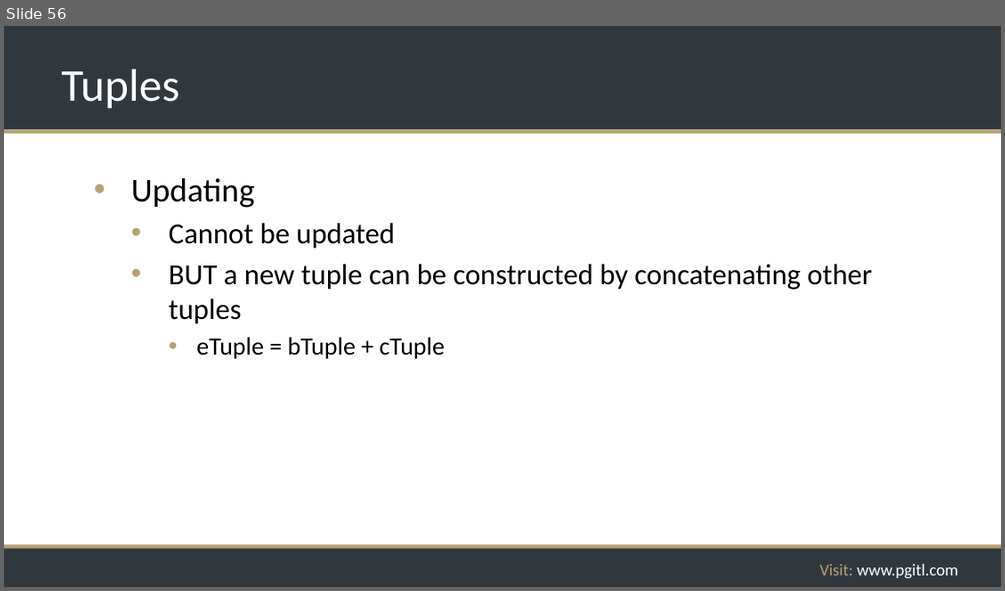
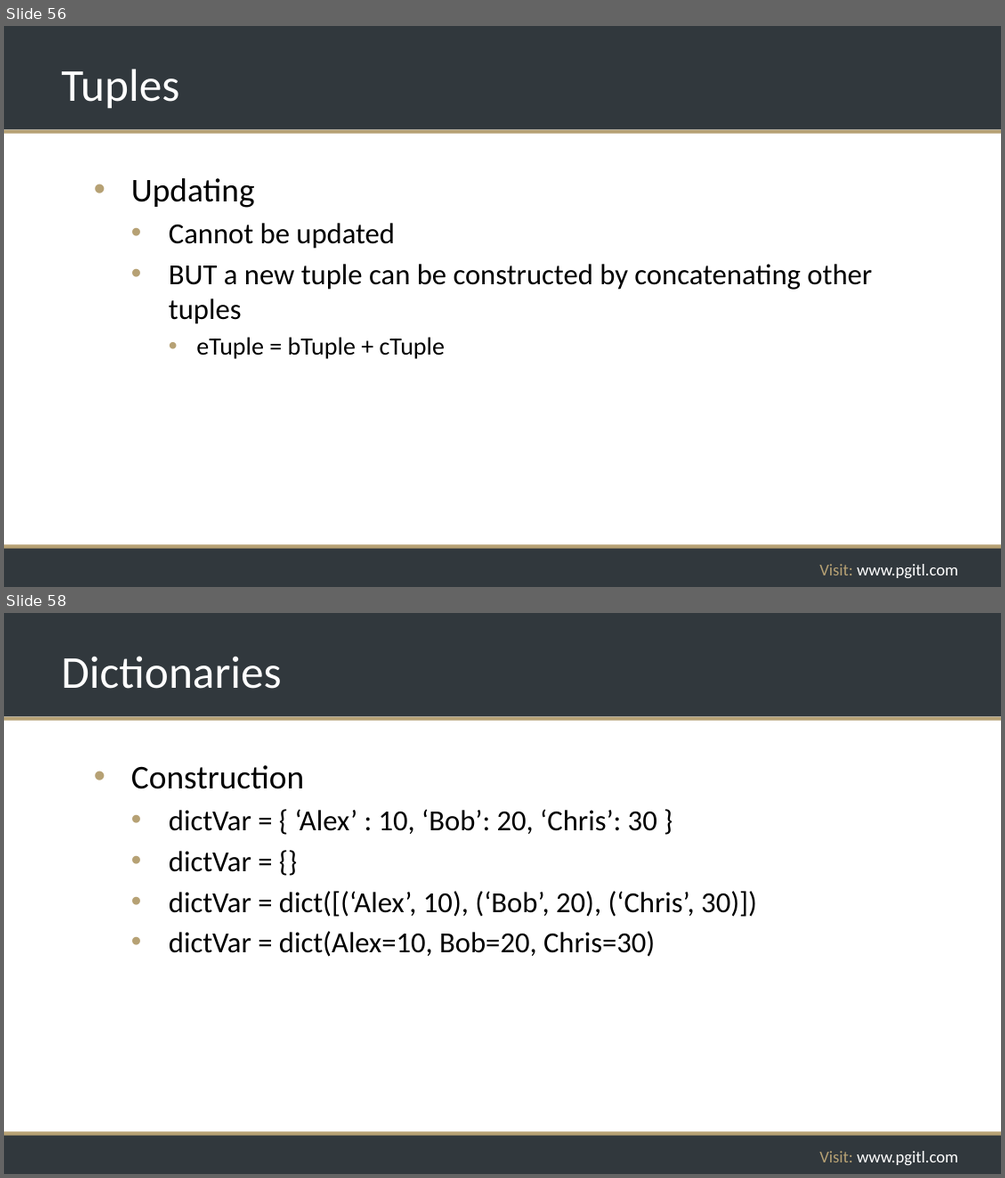
Before and after one commit to rikkouri/project-a, a slide deck: Programming Foundations.pptx. Shown one above the other, each under a label of ours: slide 56 before the commit, slides 56 and 58 after it; the slides between them are not shown. The pictures are 1005x591 and 1005x1178 pixels, drawn with LibreOffice and Linux fonts; fonts in the diff are those of the drawing; background and template pictures are left out. Boxes give left, top, right and bottom in pixels: in the first picture for what was removed or moved away, otherwise in the second. Text is boxed around its words. In the diff, an @@ line names an element or a change of style, - is before the commit and + after.

```diff
--- a/Programming Foundations.pptx
+++ b/Programming Foundations.pptx
@@ slide 58 added at box(4, 613, 1001, 1174), background #FFFFFF; not listed: 5 template elements that a slide beside it also shows @@
@@ title added at box(61, 656, 281, 689), 44 pt, text #FFFFFF @@
+Dictionaries
@@ text added at box(131, 765, 757, 957), 28 pt, text #000000 @@
+• Construction
+  • dictVar = { ‘Alex’ : 10, ‘Bob’: 20, ‘Chris’: 30 }
+  • dictVar = {}
+  • dictVar = dict([(‘Alex’, 10), (‘Bob’, 20), (‘Chris’, 30)])
+  • dictVar = dict(Alex=10, Bob=20, Chris=30)
```
Also in this commit, not shown: 2 other slides added.
